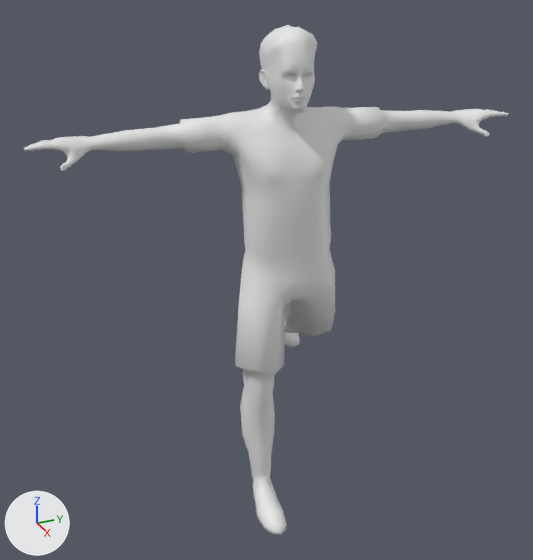
The OBJ model res/playerAnim/player_000035.obj, before and after one commit.
One viewpoint serves both versions: a camera (50 mm lens) standing at (11.2, -5.35, 5.63) and looking at (-0.53, -0.08, -0.23). The lights are fixed; the arrows at lower left show +X, +Y and +Z. Where no turn or scale is listed for an object, it has been applied to the vertices.

Objects in the first picture: 'soccerplayer_mesh'.
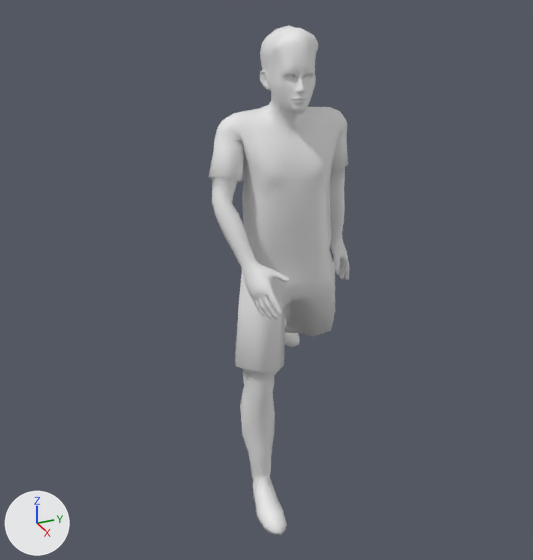
Location of each change, [x1, y1, x2, y2] in pixels of the pictures (533 x 560 px; the box of a moved part takes in the faces that stretch with it):
'soccerplayer_mesh', reshaped (71% narrower): before [24, 25, 509, 535]; after [208, 25, 350, 535]
part 1 of me_soccerplayer_mesh, moved or reshaped: before [24, 25, 509, 269]; after [208, 25, 350, 320]

Diff of the bpy script that builds the scene:
```diff
--- a/res/playerAnim/player_000035.obj.py
+++ b/res/playerAnim/player_000035.obj.py
@@ me_soccerplayer_mesh @@
 # used by ob_soccerplayer_mesh; location = (0.0, 0.0, 0.0)
-me_soccerplayer_mesh.from_pydata(...)  # 2430 vertices, 4792 faces; spans x -3.2..1.87, y -4.19..4.16, z -4.27..4.46
+me_soccerplayer_mesh.from_pydata(...)  # 2430 vertices, 4792 faces; spans x -3.2..1.87, y -1.44..1.8, z -4.27..4.46
+# me_soccerplayer_mesh part 1: 1932 of 2430 vertices moved; they spanned x -0.62..0.93, y -4.19..4.16, z 0.8..4.46 and now span x -0.5..1.7, y -1.44..1.48, z -0.36..4.46; mean shift (0.23, 0.09, -1.18); largest move (-0.39, -4.18, 2.79) -> (1.58, -0.87, 0.1)
```
